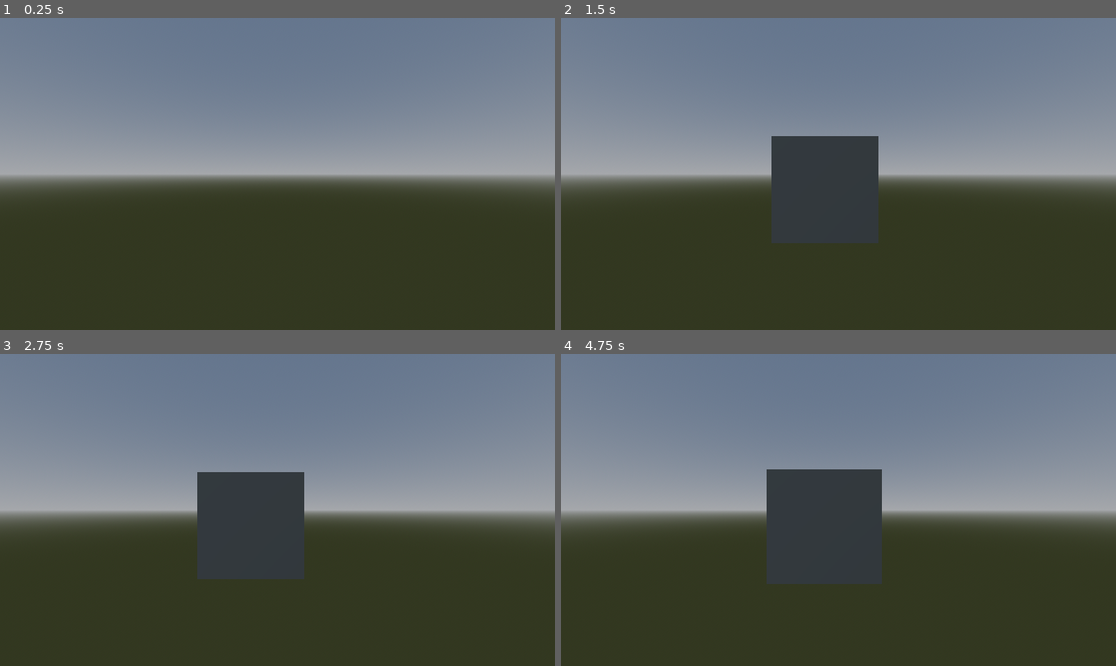
Above: before the commit, frames 1-4 (two rows, left to right).
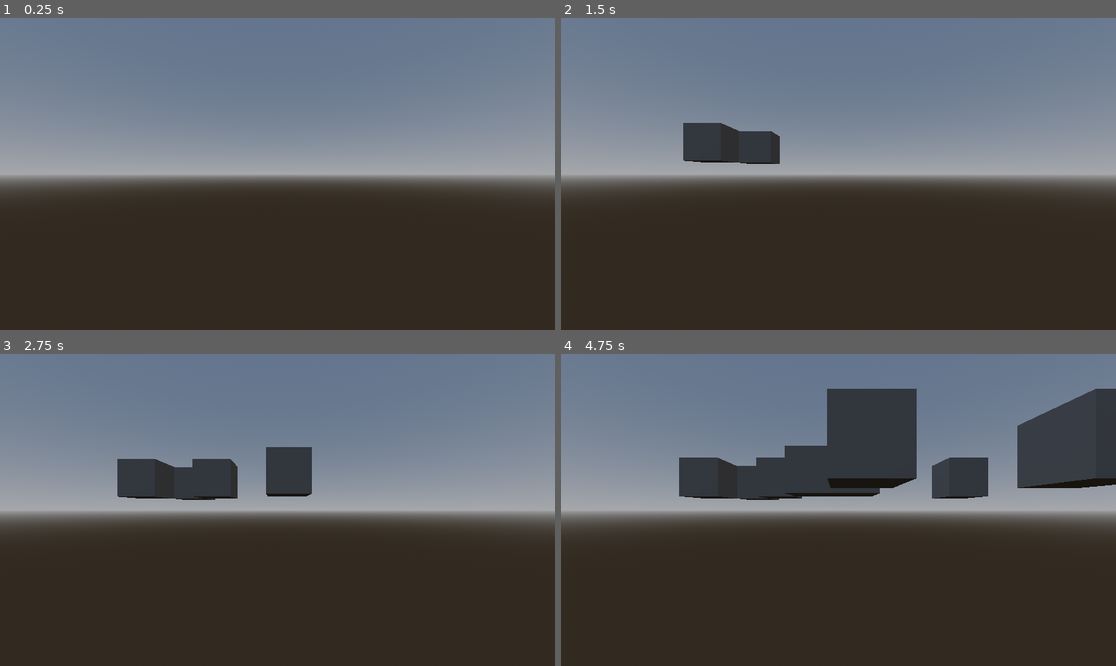
Above: after the commit, the same moments.

Repository: andre-felipe-wonsik-alves/3d-cellular-automata
Game: Godot game, scene res://scenes/root.tscn
Two runs of this game, one before a commit and one after it. Both use one fixed random seed, a clock stepped at 60 frames per second and the inputs below. The project has no main scene, so this scene is started directly.
Inputs (mouse positions are in pixels of both pictures, inside the frame that each line leads up to):
- Up to frame 1 (0.25 s): no input
- Up to frame 2 (1.5 s): tap Enter at 0.5 s; move the mouse to (960, 158) at 0.52 s; hold D (move_right) 0.53-1.28 s; tap Space (ui_select) at 0.6, 0.77, 1.07 s; click (960, 158) at 0.67 s; move the mouse to (727, 189) at 1.27 s; hold S (move_backward) from 1.28 s (still down); right-click (727, 189) at 1.35 s
- Up to frame 3 (2.75 s): tap Space (ui_select) at 1.52, 1.55, 1.82, 2, 2.1 s; move the mouse to (333, 441) at 2.02 s; release S (move_backward) at 2.03 s; hold D (move_right) from 2.03 s (still down)
- Up to frame 4 (4.75 s): tap Enter at 2.75 s; move the mouse to (810, 572) at 2.77 s; release D (move_right) at 2.78 s; hold W (move_forward) 2.78-3.53 s; right-click (810, 572) at 2.85 s; click (810, 572) at 2.92 s; tap Space (ui_select) at 3.02, 3.05, 3.32, 3.6, 3.77, 4.07, 4.52, 4.55 s; move the mouse to (1005, 556) at 3.52 s; hold A (move_left) from 3.53 s (still down); move the mouse to (672, 463) at 4.27 s; right-click (672, 463) at 4.35 s

The runs differ from the first frame. In frame 2, 7.6% of the frame differs, in the area x 22-58%, y 33-73%; in frame 3, 7.6%; in frame 4, 19%, in the area x 21-100%, y 11-74%.

Commit message:
feat: matriz delimitadora e posições de spawn discretizadas

Diff:
--- a/src/project.godot
+++ b/src/project.godot
@@ -42,12 +42,12 @@
 }
 move_up={
 "deadzone": 0.2,
-"events": [Object(InputEventKey,"resource_local_to_scene":fa …(140 unchanged characters)… d":false,"keycode":0,"physical_keycode":4194306,"key_label":0,"unicode":0,"location":0,"echo":false,"script":null)
+"events": [Object(InputEventKey,"resource_local_to_scene":fa …(140 unchanged characters)… d":false,"keycode":0,"physical_keycode":81,"key_label":0,"unicode":113,"location":0,"echo":false,"script":null)
 ]
 }
 move_down={
 "deadzone": 0.2,
-"events": [Object(InputEventKey,"resource_local_to_scene":fa …(140 unchanged characters)… d":false,"keycode":0,"physical_keycode":4194325,"key_label":0,"unicode":0,"location":0,"echo":false,"script":null)
+"events": [Object(InputEventKey,"resource_local_to_scene":fa …(140 unchanged characters)… d":false,"keycode":0,"physical_keycode":69,"key_label":0,"unicode":101,"location":0,"echo":false,"script":null)
 ]
 }
 move_camera={
--- a/src/scenes/root.tscn
+++ b/src/scenes/root.tscn
@@ -4,9 +4,6 @@
 [ext_resource type="Script" uid="uid://26mrdjrb3rx7" path="res://scripts/movement.gd" id="2_twpsu"]
 
 [sub_resource type="ProceduralSkyMaterial" id="ProceduralSkyMaterial_twpsu"]
-sky_curve = 0.17230493
-sky_cover_modulate = Color(0, 1, 1, 1)
-ground_bottom_color = Color(0.2, 0.21960784, 0.13333334, 1)
 
 [sub_resource type="Sky" id="Sky_lrqlo"]
 sky_material = SubResource("ProceduralSkyMaterial_twpsu")
@@ -17,6 +14,7 @@
 
 [node name="root" type="Node3D"]
 script = ExtResource("1_j5px3")
+spawn_height = 1.0
 
 [node name="Camera3D" type="Camera3D" parent="."]
 transform = Transform3D(1, 0, 0, 0, 1, 0, 0, 0, 1, -1.1920929e-07, 0.14588666, 2.268723)
--- a/src/scripts/root.gd
+++ b/src/scripts/root.gd
@@ -2,8 +2,67 @@
 
 const CUBE = preload("uid://fl1rsvgyxi4d")
 
-func _process(delta:float) -> void:
+@export var cells_per_side: int = 10      # Quantidade de células por lado (ex: 10x10)
+@export var cell_size: float = 1.0        # Tamanho de cada célula (deixe igual ao tamanho do cubo)
+@export var spawn_height: float = 0.5     # Altura em Y onde o cubo será instanciado
+
+var rng := RandomNumberGenerator.new()
+var occupied_cells: = {}  # Armazena quais células já estão ocupadas (chave: Vector2i)
+
+func _ready() -> void:
+	rng.randomize()
+	_create_area_visual()
+
+func _process(delta: float) -> void:
 	if Input.is_action_just_pressed("ui_select"):
-		print("Criando um cubo")
-		var cubo = CUBE.instantiate();
-		add_child(cubo);
+		spawn_cube()
+
+func spawn_cube() -> void:
+	var total_cells := cells_per_side * cells_per_side
+	if occupied_cells.size() >= total_cells:
+		print("Nenhuma célula livre disponível.")
+		return
+
+	var cell := Vector2i.ZERO
+
+	# Sorteia até achar uma célula vazia
+	while true:
+		var x_index = rng.randi_range(0, cells_per_side - 1)
+		var z_index = rng.randi_range(0, cells_per_side - 1)
+		cell = Vector2i(x_index, z_index)
+		if not occupied_cells.has(cell):
+			break
+
+	# Marca célula como ocupada
+	occupied_cells[cell] = true
+
+	# Converte o índice da célula para posição no mundo (grid centralizada)
+	var area_size = cells_per_side * cell_size
+	var half = area_size * 0.5
+
+	var world_x = -half + cell_size * 0.5 + float(cell.x) * cell_size
+	var world_z = -half + cell_size * 0.5 + float(cell.y) * cell_size
+
+	var cubo = CUBE.instantiate()
+	cubo.position = Vector3(world_x, spawn_height, world_z)
+	add_child(cubo)
+
+func _create_area_visual() -> void:
+	var area_size = cells_per_side * cell_size
+
+	var plane := MeshInstance3D.new()
+	var mesh := PlaneMesh.new()
+	mesh.size = Vector2(area_size, area_size)
+	plane.mesh = mesh
+
+	var mat := StandardMaterial3D.new()
+	mat.albedo_color = Color(0.2, 0.6, 1.0, 0.25) # Azul clarinho semi-transparente
+	mat.shading_mode = BaseMaterial3D.SHADING_MODE_UNSHADED
+	mat.transparency = BaseMaterial3D.TRANSPARENCY_ALPHA
+
+	plane.material_override = mat
+
+	# Centralizado na origem, levemente abaixo da altura de spawn
+	plane.position = Vector3(0.0, spawn_height - 0.01, 0.0)
+
+	add_child(plane)
